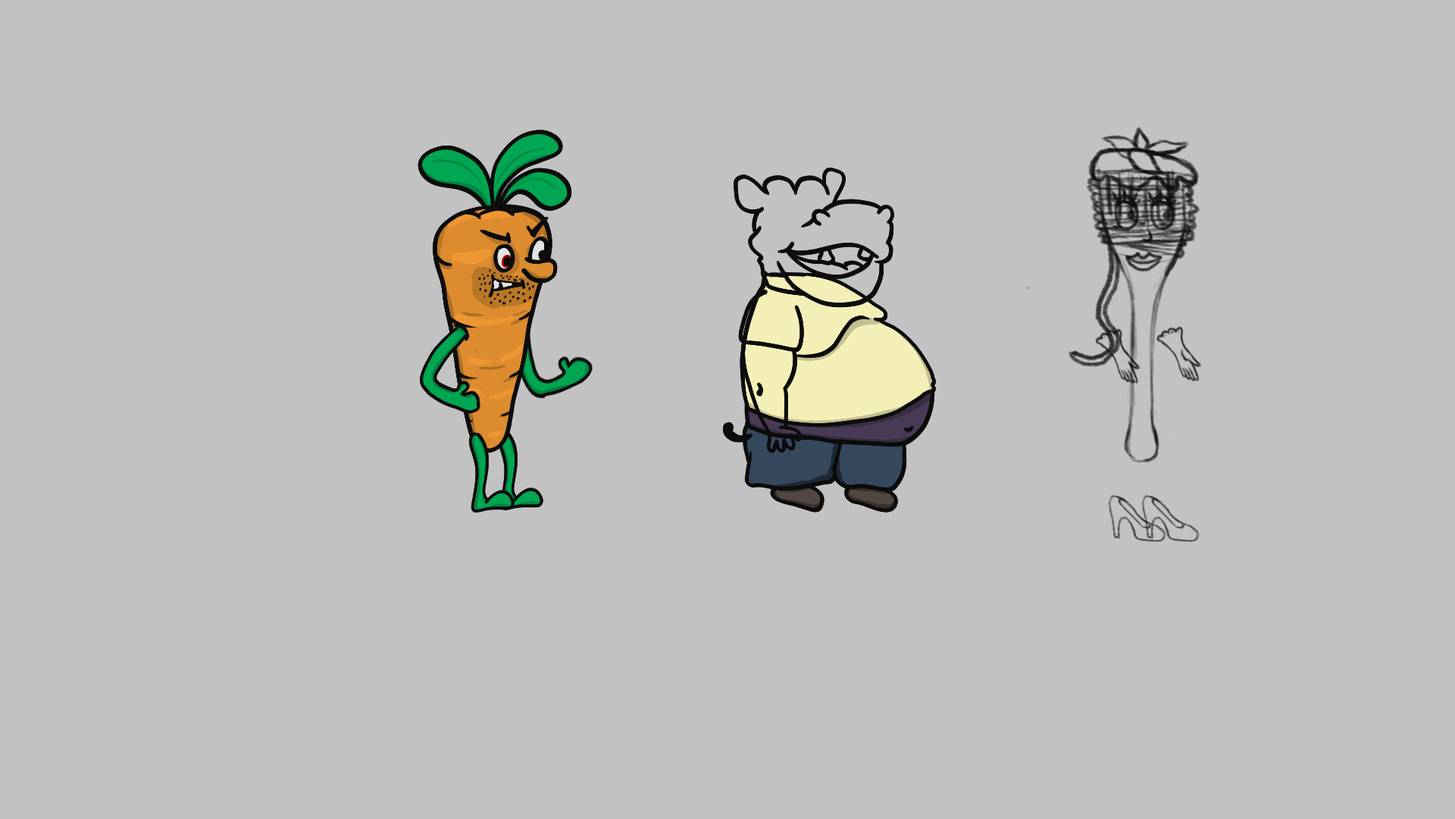
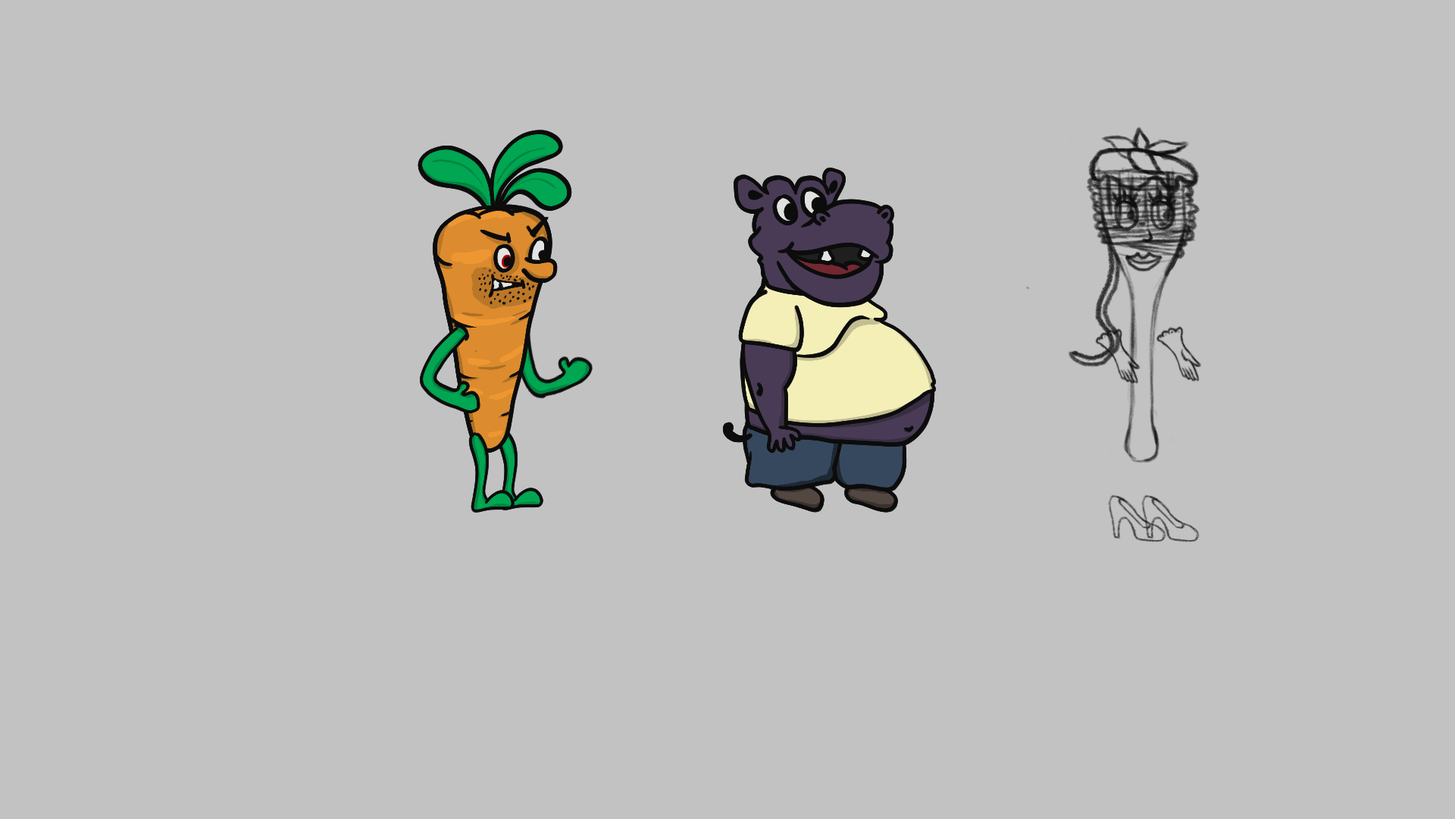
Layer changes from the first w=1455, h=819 image to the second:
moved "LeftArm" (1st of 2, in "Group 1") above "Head" over [left=742, top=288, right=818, bottom=449]
added layer "Layer 61" in group "LeftArm" over [left=742, top=296, right=818, bottom=430]
added layer "Layer 60" in group "LeftArm" over [left=742, top=290, right=801, bottom=449]
added layer "Layer 63" in group "Head" over [left=748, top=179, right=890, bottom=226]
added layer "Layer 65" in group "Head" over [left=795, top=245, right=868, bottom=266]
added layer "Layer 64" in group "Head" over [left=776, top=189, right=871, bottom=278]
added layer "Layer 62" in group "Head" over [left=737, top=170, right=892, bottom=305]
